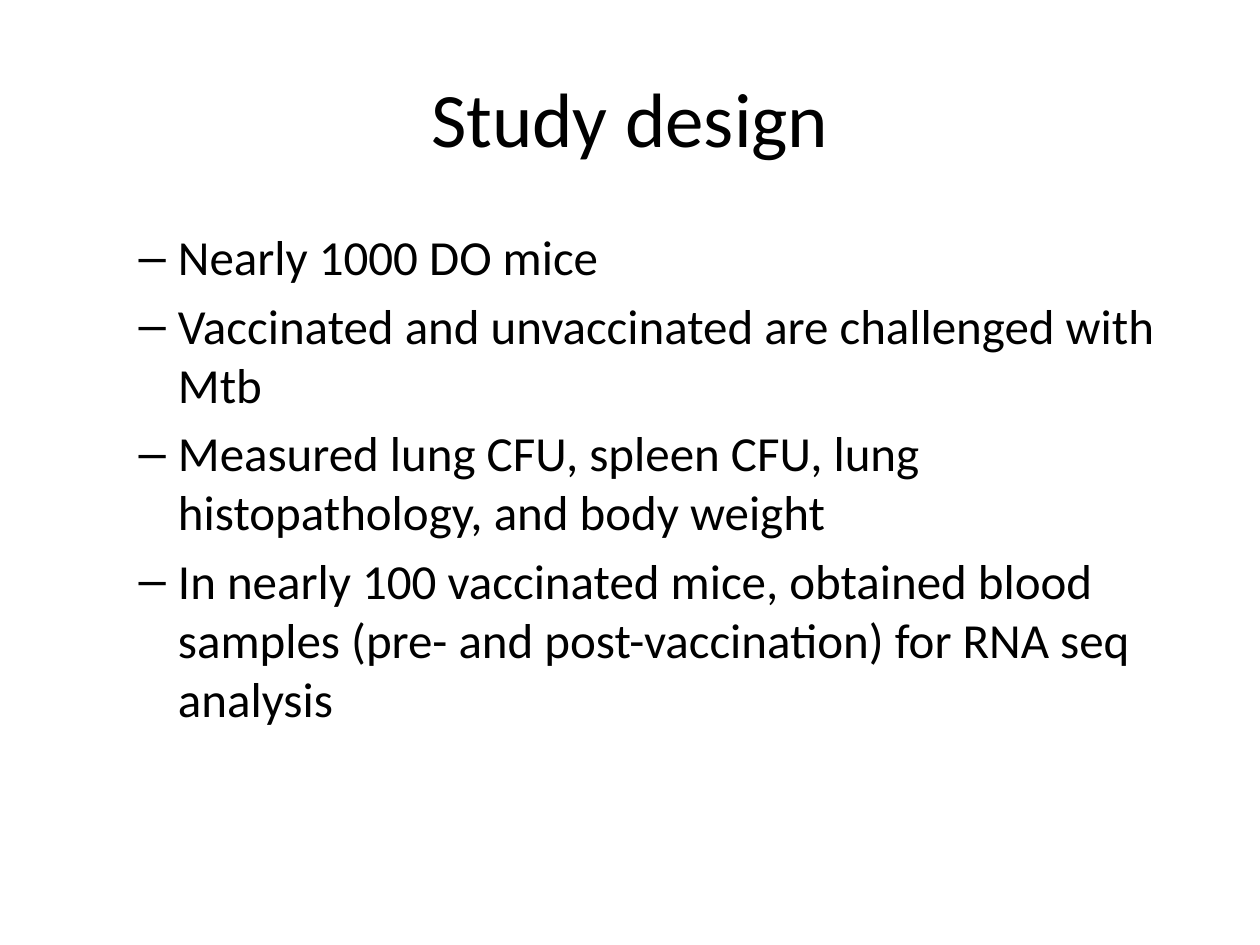
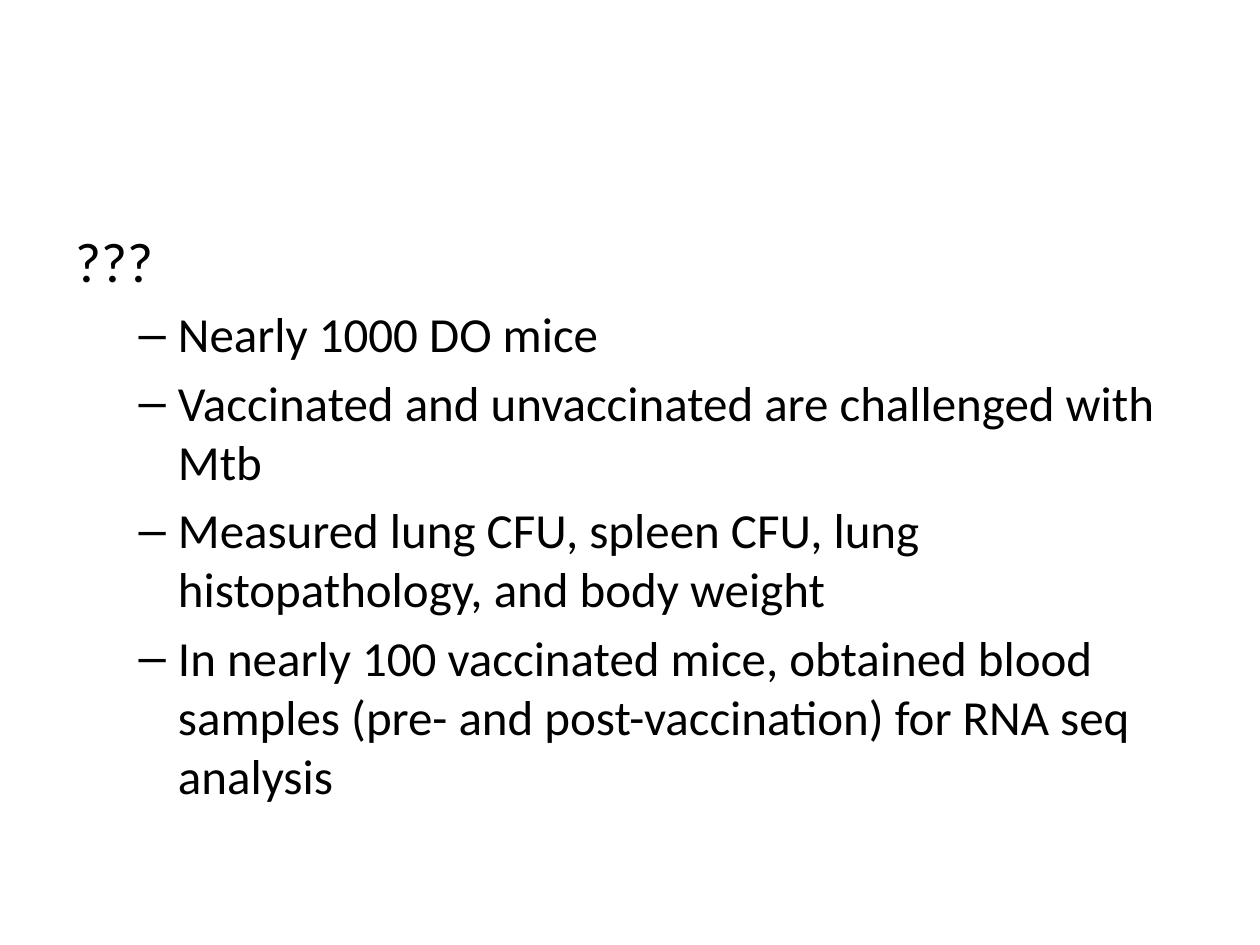
Before and after one commit to fboehm/presentations, a slide deck: slide 3 of keystone-2020-followup/slides.pptx (slide 2 before the commit). Drawn at 1260x945 pixels with LibreOffice and Linux fonts; fonts in the diff are those of the drawing. Boxes give left, top, right and bottom in pixels: in the first picture for what was removed or moved away, otherwise in the second. Text is boxed around its words. In the diff, an @@ line names an element or a change of style, - is before the commit and + after.

```diff
--- a/keystone-2020-followup/slides.pptx
+++ b/keystone-2020-followup/slides.pptx
@@ title removed at [431,93,828,161] @@
-Study design
@@ text at [178,318,1154,802]: paragraph added @@
+???
```
Also in this commit, not shown: 1 other slide changed, 1 slide added, 1 other file.
